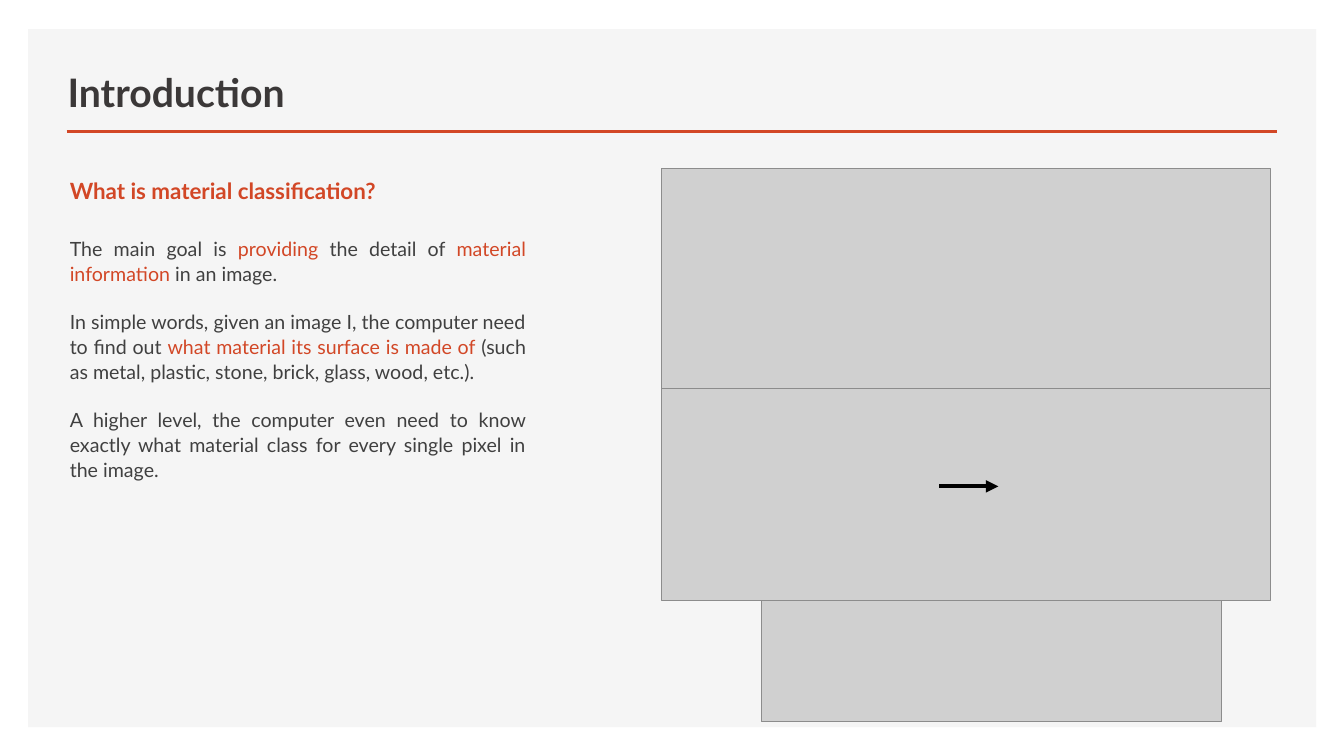
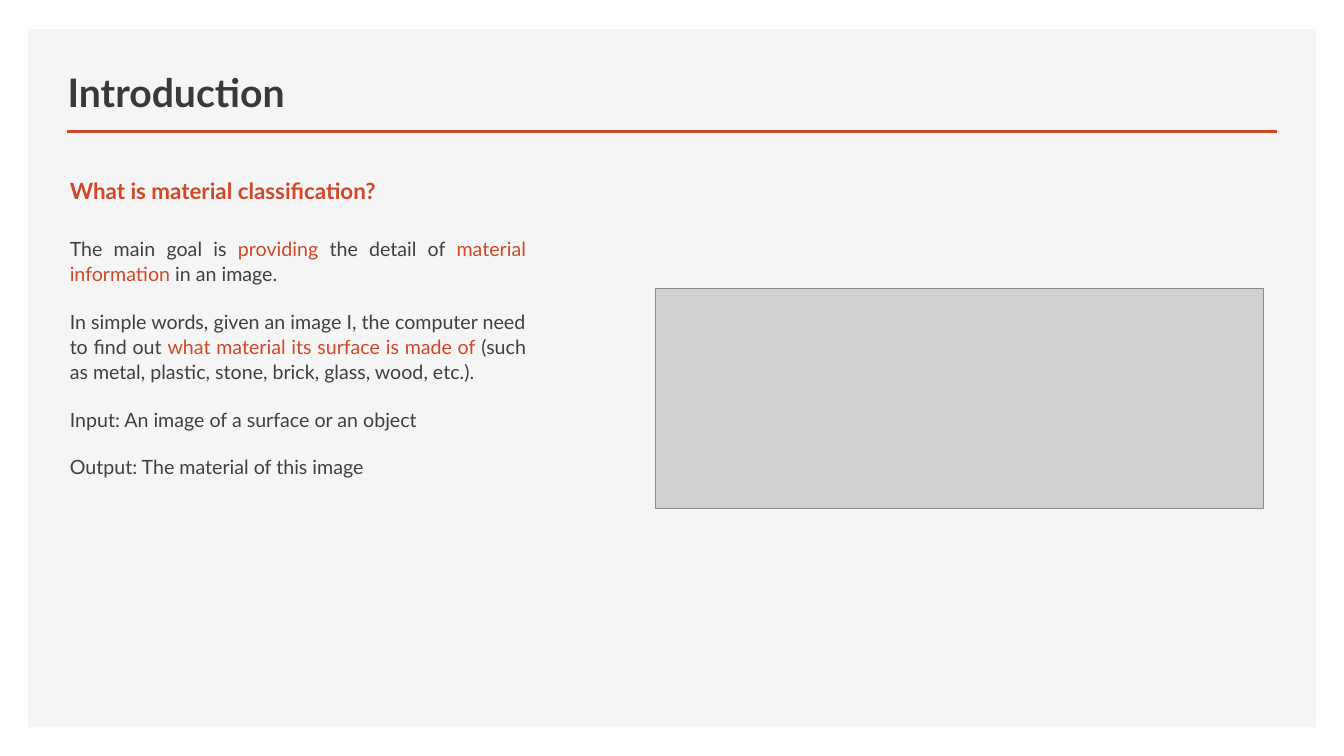
Before and after one commit to truongphucanh/material-classification, a slide deck: slide 3 of summary/thesis/thesis.pptx. Drawn at 1344x756 pixels with LibreOffice and Linux fonts; fonts in the diff are those of the drawing; grey boxes stand for pictures. Boxes give left, top, right and bottom in pixels: in the first picture for what was removed or moved away, otherwise in the second. Text is boxed around its words. In the diff, an @@ line names an element or a change of style, - is before the commit and + after.

```diff
--- a/summary/thesis/thesis.pptx
+++ b/summary/thesis/thesis.pptx
@@ picture: place and size @@
-picture at <box>662,168,1270,389</box>
+picture at <box>655,288,1263,509</box>
@@ picture removed at <box>662,388,1270,601</box> @@
@@ text at <box>70,412,417,478</box>: text changed @@
-A higher level, the computer even need to know exactly what material class for every single pixel in the image.
+Input: An image of a surface or an object
+Output: The material of this image
@@ arrow removed from (940, 487) to (998, 487) @@
@@ picture removed at <box>761,601,1221,722</box> @@
```
Also in this commit, not shown: 6 other slides changed, 2 slides added, 1 slide removed, 19 other files.
